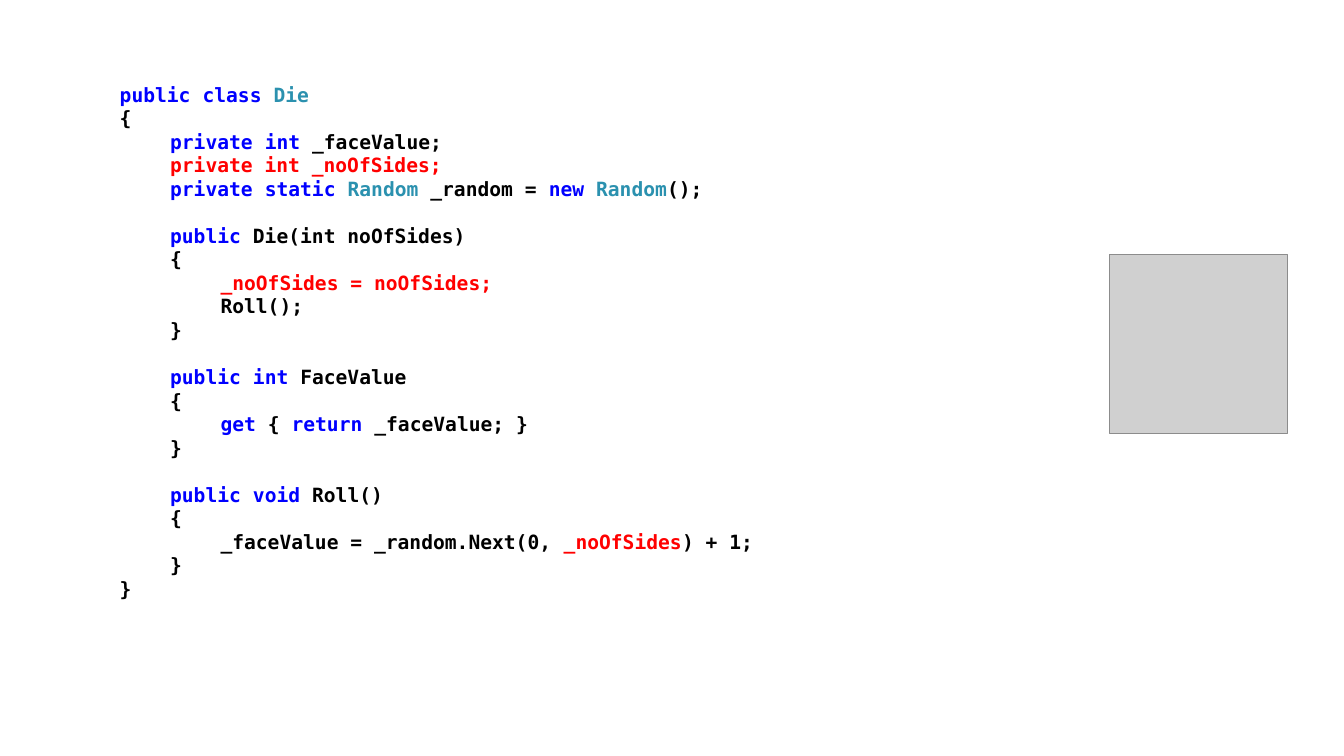
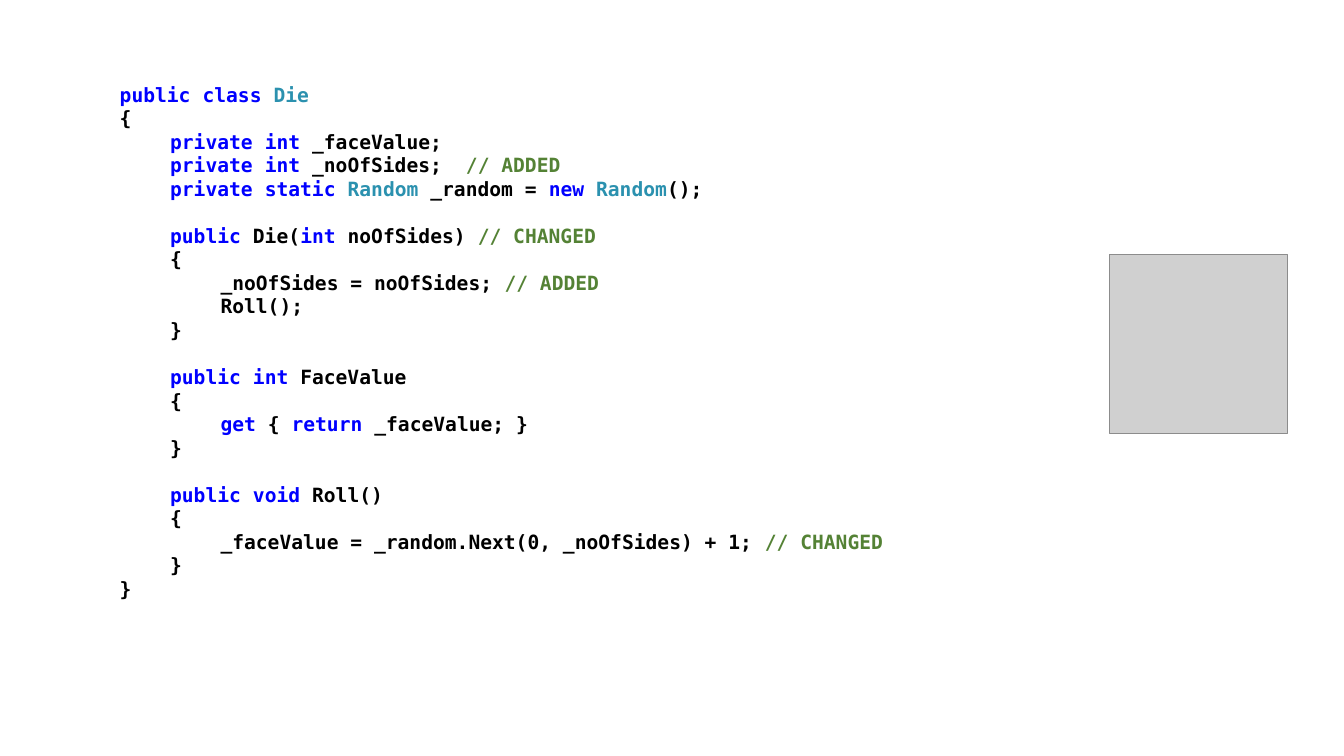
Before and after one commit to perl-easj/OOProg, a slide deck: slide 48 of Chap/SOLID/Presentations/SOLID.pptx (slide 75 before the commit). Drawn at 1344x756 pixels with LibreOffice and Linux fonts; fonts in the diff are those of the drawing; grey boxes stand for pictures. Boxes give left, top, right and bottom in pixels: in the first picture for what was removed or moved away, otherwise in the second. Text is boxed around its words. In the diff, an @@ line names an element or a change of style, - is before the commit and + after.

```diff
--- a/Chap/SOLID/Presentations/SOLID.pptx
+++ b/Chap/SOLID/Presentations/SOLID.pptx
@@ text at bbox=[170, 157, 560, 177]: text changed; text colour #FF0000 to #000000 @@
-private int _noOfSides;
+private int _noOfSides; // ADDED
@@ text at bbox=[170, 227, 596, 247]: text changed @@
-public Die(int noOfSides)
+public Die(int noOfSides) // CHANGED
@@ text at bbox=[221, 274, 599, 295]: text changed; text colour #FF0000 to #000000 @@
-_noOfSides = noOfSides;
+_noOfSides = noOfSides; // ADDED
@@ text at bbox=[221, 533, 883, 554]: text changed @@
-_faceValue = _random.Next(0, _noOfSides) + 1;
+_faceValue = _random.Next(0, _noOfSides) + 1; // CHANGED
```
Also in this commit, not shown: 14 other slides changed, 17 slides added, 29 slides removed, 1 other file.
